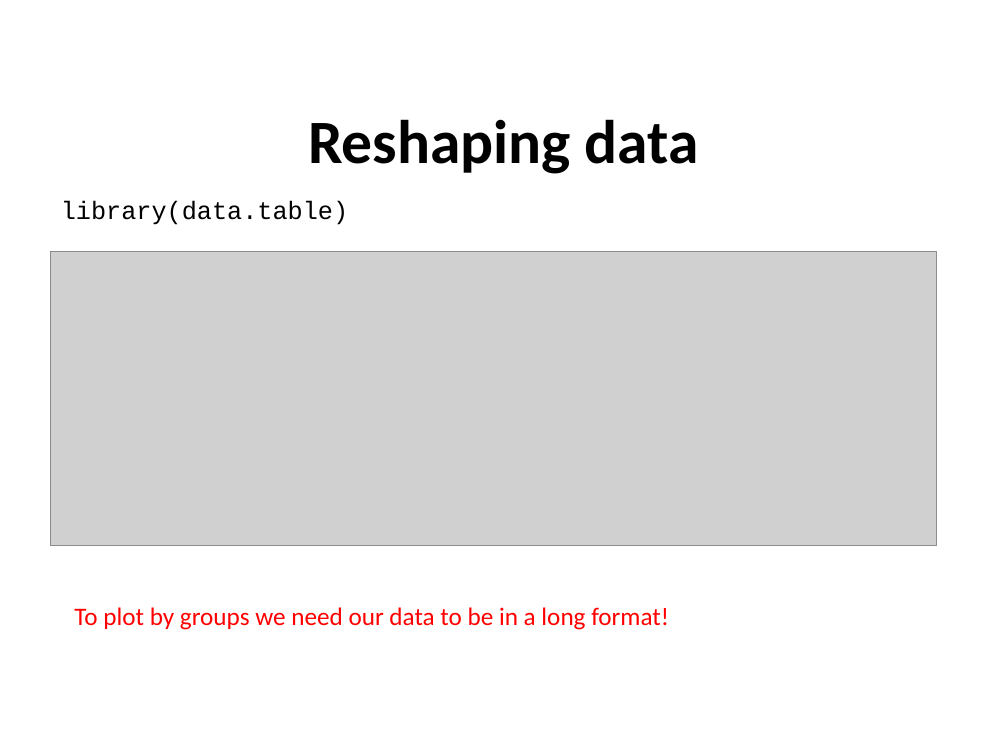
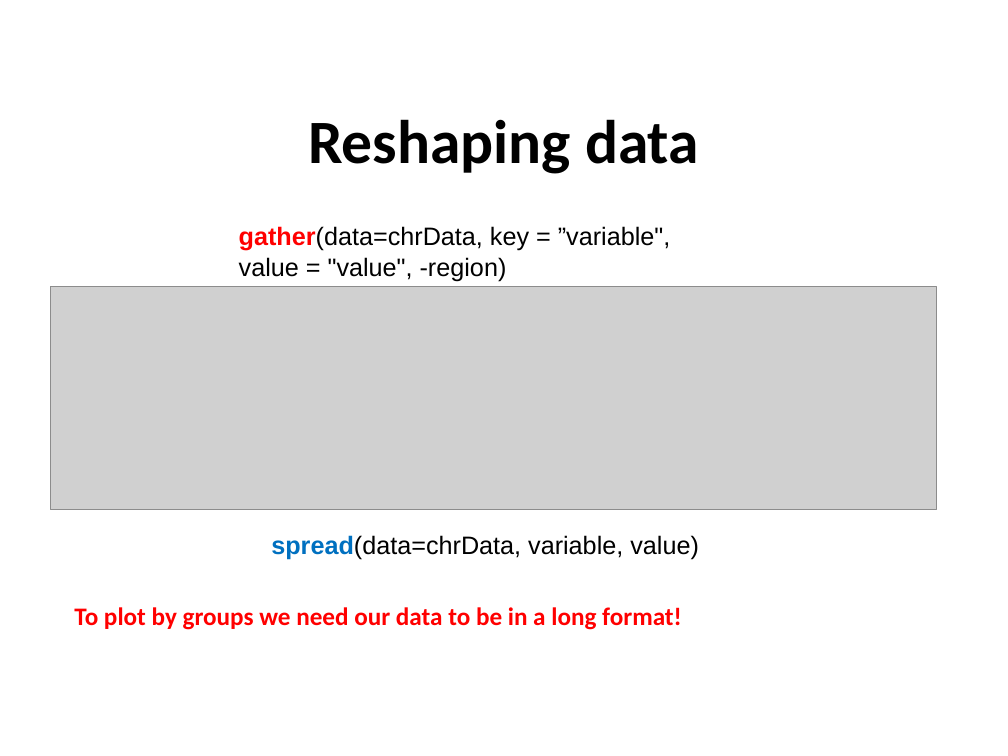
Before and after one commit to sraorao/data_analysis_visualisation_R_HT2022, a slide deck: slide 17 of powerpoint files/Session2.pptx. Drawn at 1008x756 pixels with LibreOffice and Linux fonts; fonts in the diff are those of the drawing; grey boxes stand for pictures. Boxes give left, top, right and bottom in pixels: in the first picture for what was removed or moved away, otherwise in the second. Text is boxed around its words. In the diff, an @@ line names an element or a change of style, - is before the commit and + after.

```diff
--- a/powerpoint files/Session2.pptx
+++ b/powerpoint files/Session2.pptx
@@ text removed at bbox=[61, 200, 348, 225] @@
-library(data.table)
@@ text added at bbox=[239, 226, 670, 281], 18 pt, text #000000 @@
+gather(data=chrData, key = ”variable", value = "value", -region)
@@ picture: place and size @@
-picture at bbox=[50, 252, 936, 545]
+picture at bbox=[50, 287, 936, 510]
@@ text added at bbox=[271, 535, 699, 559], 18 pt, text #000000 @@
+spread(data=chrData, variable, value)
@@ text "To plot by groups we ..." at bbox=[74, 607, 682, 630]: bold on @@
```
Also in this commit, not shown: 3 other slides changed, 1 slide added, 1 slide removed.
